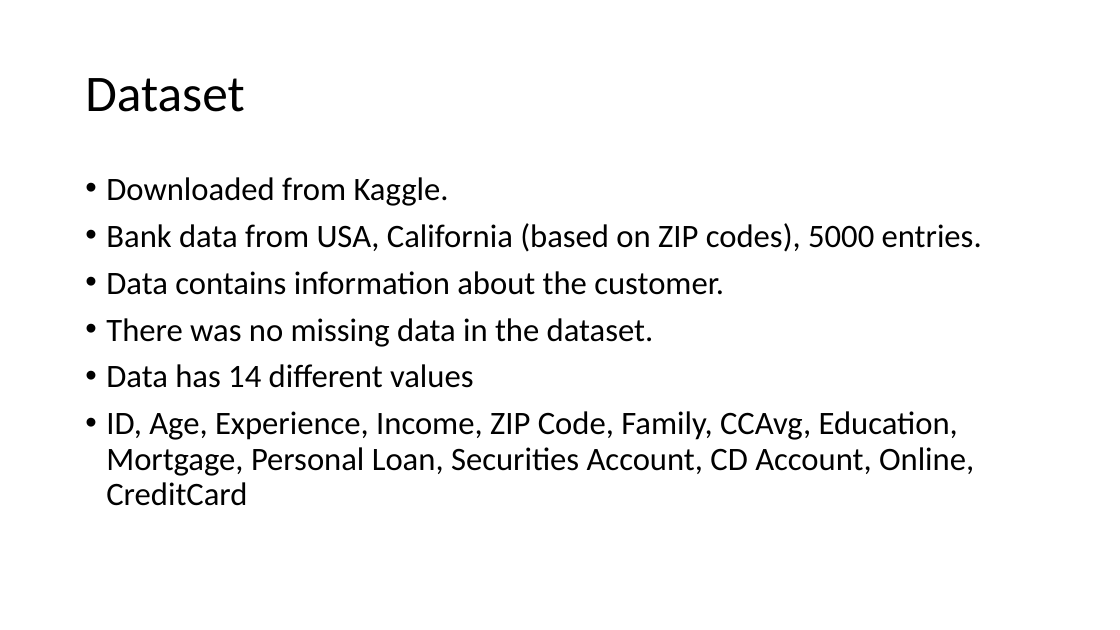
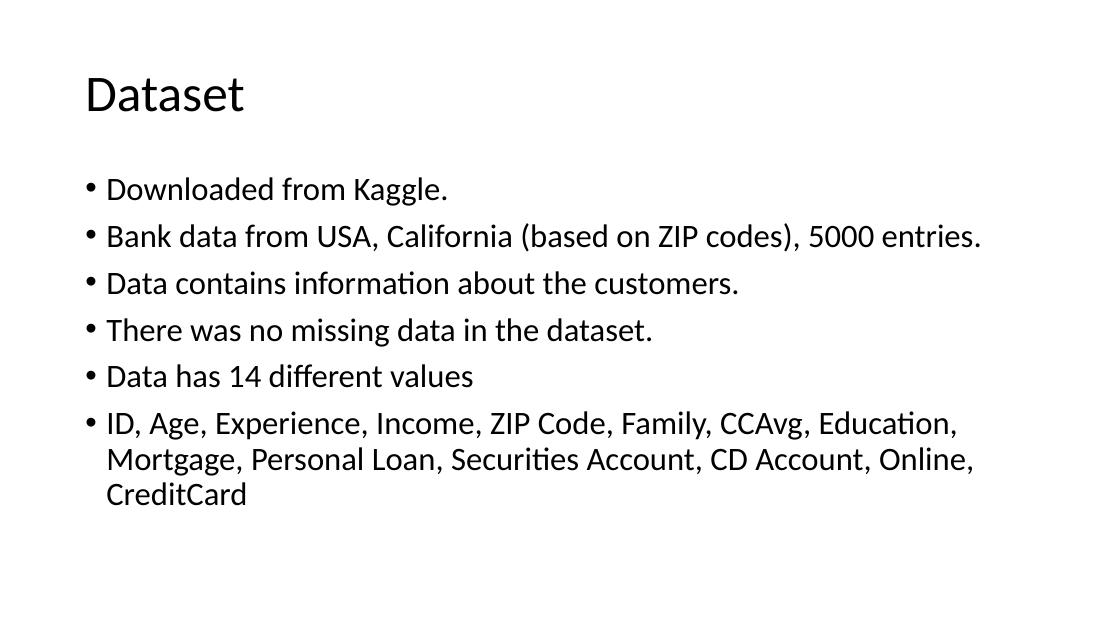
Before and after one commit to arttusa/dsdba_project, a slide deck: slide 2 of DSDBA Project.pptx. Drawn at 1120x630 pixels with LibreOffice and Linux fonts; fonts in the diff are those of the drawing. Boxes give left, top, right and bottom in pixels: in the first picture for what was removed or moved away, otherwise in the second. Text is boxed around its words. In the diff, an @@ line names an element or a change of style, - is before the commit and + after.

```diff
--- a/DSDBA Project.pptx
+++ b/DSDBA Project.pptx
@@ text at [106,271,739,295]: text changed @@
-• Data contains information about the customer.
+• Data contains information about the customers.
```
Also in this commit, not shown: 1 slide added.
